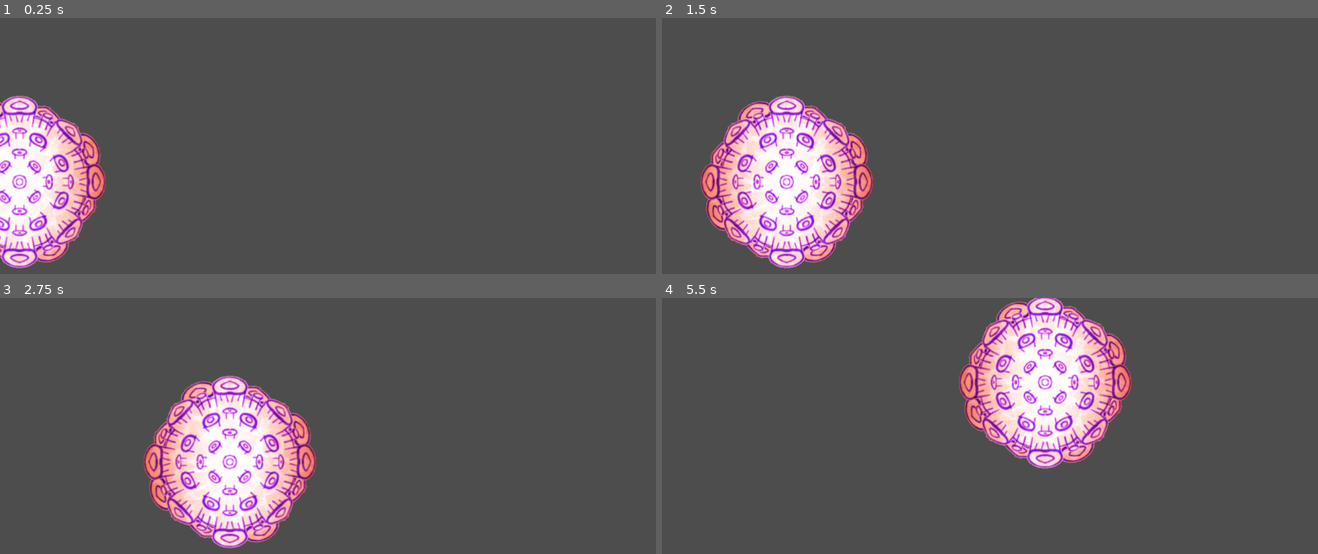
Above: before the commit, frames 1-4 (two rows, left to right).
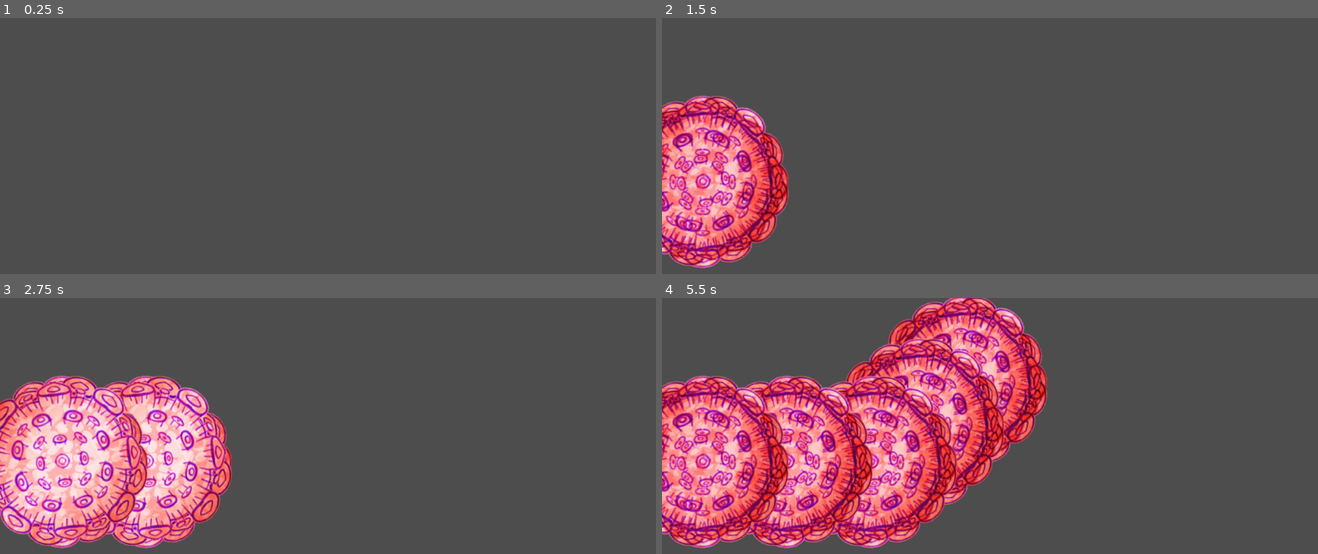
Above: after the commit, the same moments.

Repository: Kryzi/TowerDefense
Game: Godot game, scene res://Scenes/world.tscn
Same seed, same stepped clock (60 frames per second), same inputs: the game is played once before the commit and once after it.
Inputs:
- Up to frame 1 (0.25 s): no input
- Up to frame 2 (1.5 s): tap Enter (ui_accept) at 0.5, 0.77 s; hold Right (ui_right) from 0.53 s (still down)
- Up to frame 3 (2.75 s): tap Enter (ui_accept) at 1.52 s; release Right (ui_right) at 2.03 s; hold Left (ui_left) from 2.03 s (still down)
- Up to frame 4 (5.5 s): release Left (ui_left) at 2.78 s; hold Right (ui_right) 2.78-4.28 s; tap Enter (ui_accept) at 3.02, 3.77, 4.52 s; hold Left (ui_left) 4.28-5.03 s; hold Right (ui_right) from 5.03 s (still down)

The runs differ from the first frame. In frame 1, 8.3% of the frame differs, in the area x 0-17%, y 30-98%; in frame 2, 18%; in frame 3, 28%; in frame 4, 46%, in the area x 0-72%, y 0-98%.

Commit message:
idk pls work

Diff:
--- a/Scenes/virus_1.tscn
+++ b/Scenes/virus_1.tscn
@@ -1,10 +1,29 @@
-[gd_scene load_steps=3 format=3 uid="uid://clb85plprtw5g"]
+[gd_scene load_steps=5 format=3 uid="uid://clb85plprtw5g"]
 
 [ext_resource type="Script" path="res://Scripts/Virus1.gd" id="1_5ncgj"]
-[ext_resource type="Texture2D" uid="uid://ccmjy6l8fknvn" path="res://assets/VirusBigPack/png1.png" id="2_khus3"]
+[ext_resource type="Texture2D" uid="uid://cktwdgag7th2k" path="res://assets/VirusBigPack/png2.png" id="2_8chso"]
+[ext_resource type="Texture2D" uid="uid://dhx4uovh0n7mj" path="res://assets/VirusBigPack/png3.png" id="3_iw1jt"]
+
+[sub_resource type="SpriteFrames" id="SpriteFrames_woiae"]
+animations = [{
+"frames": [{
+"duration": 1.0,
+"texture": ExtResource("2_8chso")
+}, {
+"duration": 1.0,
+"texture": ExtResource("3_iw1jt")
+}],
+"loop": true,
+"name": &"Idle",
+"speed": 2.0
+}]
 
 [node name="Virus1" type="PathFollow2D"]
+rotates = false
 script = ExtResource("1_5ncgj")
 
-[node name="Sprite2D" type="Sprite2D" parent="."]
-texture = ExtResource("2_khus3")
+[node name="AnimatedSprite2D" type="AnimatedSprite2D" parent="."]
+sprite_frames = SubResource("SpriteFrames_woiae")
+animation = &"Idle"
+autoplay = "Idle"
+frame_progress = 0.930064
--- a/Scenes/world.tscn
+++ b/Scenes/world.tscn
@@ -13,3 +13,7 @@
 [node name="Path2D" type="Path2D" parent="."]
 curve = SubResource("Curve2D_8kyd7")
 script = ExtResource("1_4exjo")
+
+[node name="Virus1Timer" type="Timer" parent="Path2D"]
+
+[connection signal="timeout" from="Path2D/Virus1Timer" to="Path2D" method="_on_virus_1_timer_timeout"]
--- a/Scripts/Path2D.gd
+++ b/Scripts/Path2D.gd
@@ -1,7 +1,16 @@
 extends Path2D
 
 const VIRUS_1 = preload("res://Scenes/virus_1.tscn")
+@onready var virus_1_timer = $Virus1Timer
+
+
 
 func _ready():
+	virus_1_timer.start()
+
+
+func _on_virus_1_timer_timeout():
 	var virus = VIRUS_1.instantiate()
 	add_child(virus)
+
+	virus_1_timer.start()
